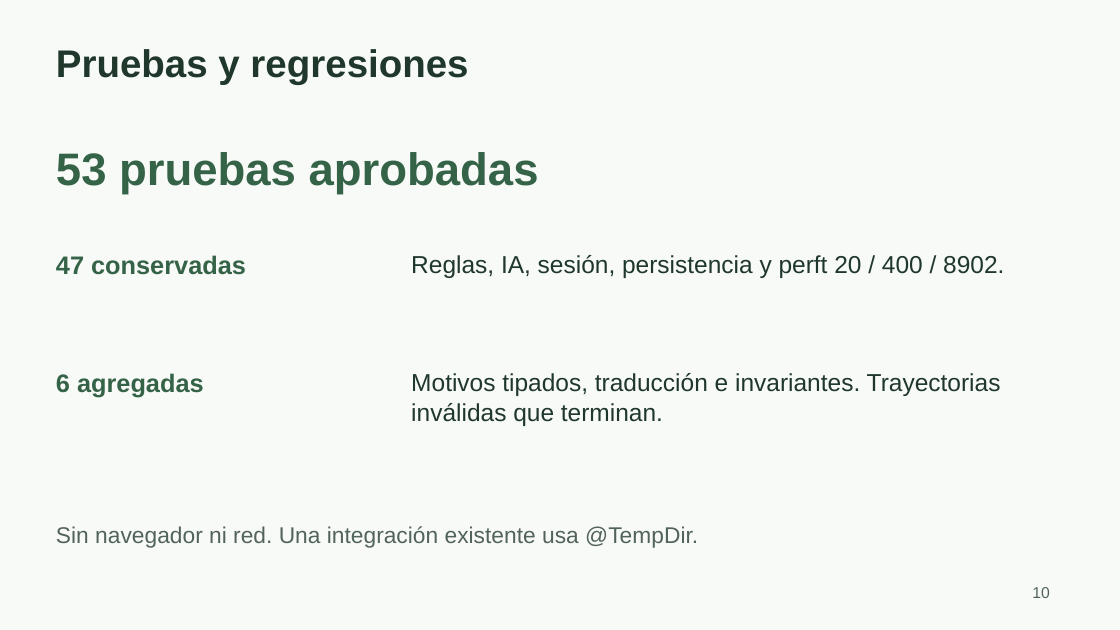
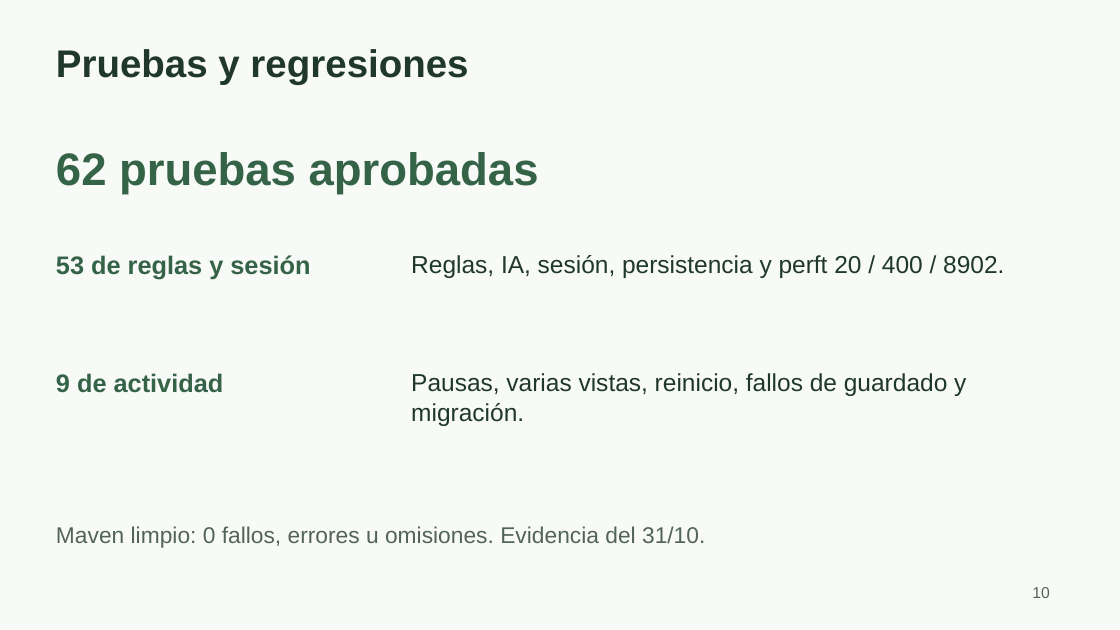
Before and after one commit to juligali/Ajedrez-TPO, a slide deck: slide 10 of docs/BLOCKMATE-final.pptx. Drawn at 1120x630 pixels with LibreOffice and Linux fonts; fonts in the diff are those of the drawing. Boxes give left, top, right and bottom in pixels: in the first picture for what was removed or moved away, otherwise in the second. Text is boxed around its words. In the diff, an @@ line names an element or a change of style, - is before the commit and + after.

```diff
--- a/docs/BLOCKMATE-final.pptx
+++ b/docs/BLOCKMATE-final.pptx
@@ text at (56,152,539,194): text changed @@
-53 pruebas aprobadas
+62 pruebas aprobadas
@@ text at (56,255,310,280): text changed @@
-47 conservadas
+53 de reglas y sesión
@@ text at (56,373,224,393): text changed @@
-6 agregadas
+9 de actividad
@@ text at (411,373,966,426): text changed @@
-Motivos tipados, traducción e invariantes. Trayectorias inválidas que terminan.
+Pausas, varias vistas, reinicio, fallos de guardado y migración.
@@ text at (56,526,705,548): text changed @@
-Sin navegador ni red. Una integración existente usa @TempDir.
+Maven limpio: 0 fallos, errores u omisiones. Evidencia del 31/10.
```
Also in this commit, not shown: 2 other slides changed, 2 slides added, 31 other files.
